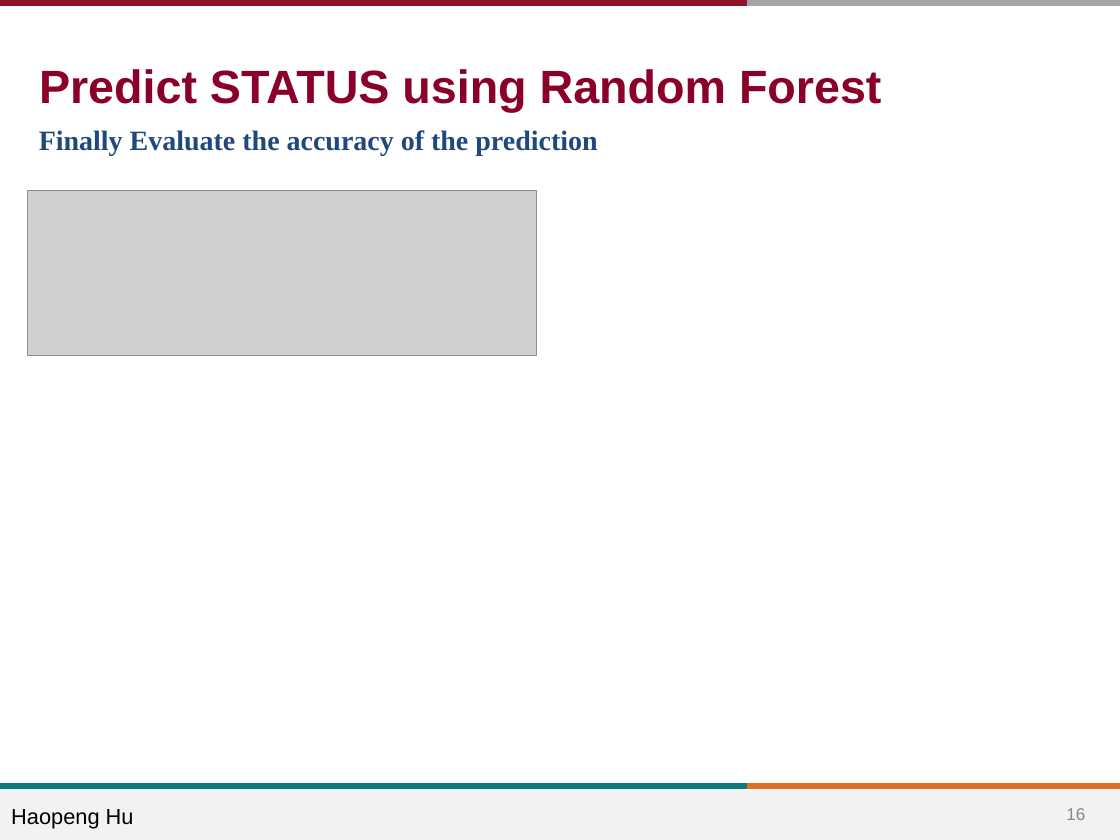
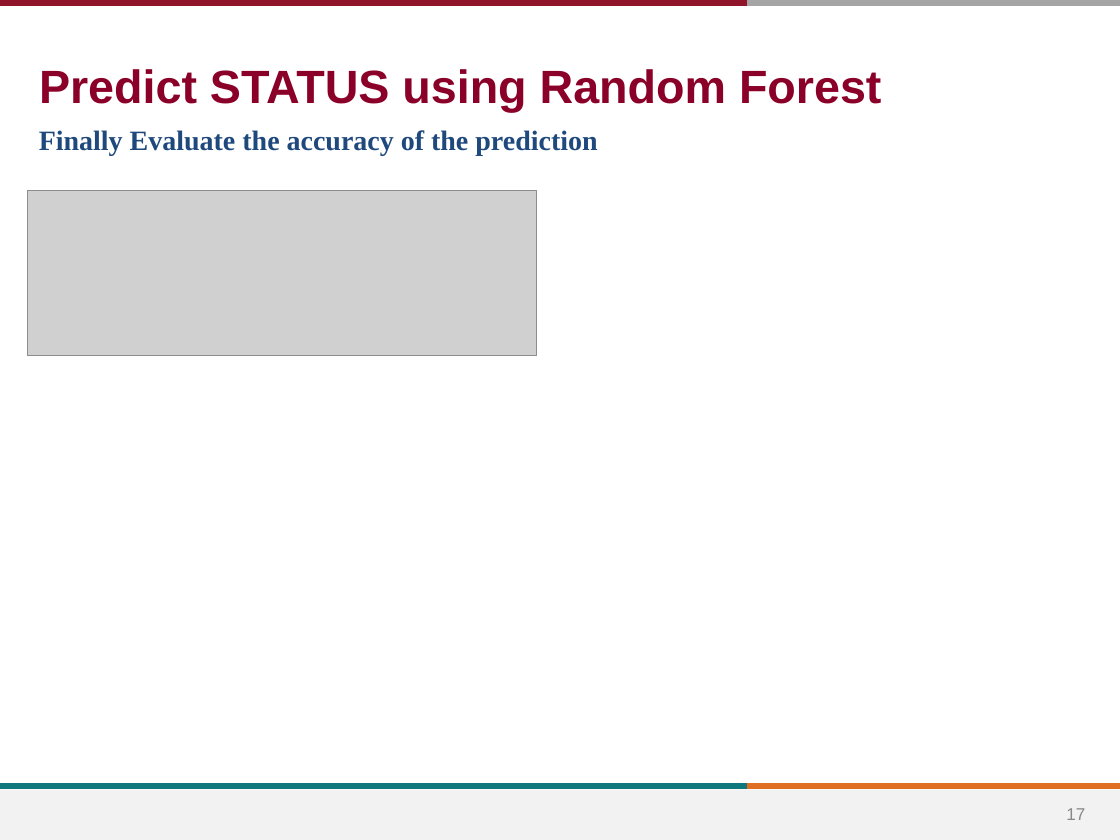
Before and after one commit to BIGBOSS-FOX/CS-513-Final-Project-Job-Termination-Classification, a slide deck: slide 17 of Final_Project DaoyuanChen_ HaopengHU.pptx (slide 16 before the commit). Drawn at 1120x840 pixels with LibreOffice and Linux fonts; fonts in the diff are those of the drawing; grey boxes stand for pictures; background and template pictures are left out. Boxes give left, top, right and bottom in pixels: in the first picture for what was removed or moved away, otherwise in the second. Text is boxed around its words. In the diff, an @@ line names an element or a change of style, - is before the commit and + after.

```diff
--- a/Final_Project DaoyuanChen_ HaopengHU.pptx
+++ b/Final_Project DaoyuanChen_ HaopengHU.pptx
@@ text removed at (x1=11, y1=809, x2=134, y2=829) @@
-Haopeng Hu
@@ page number at (x1=1066, y1=808, x2=1085, y2=820): text changed @@
-16
+17
```
Also in this commit, not shown: 16 other slides changed, 2 slides added, 1 other file.
